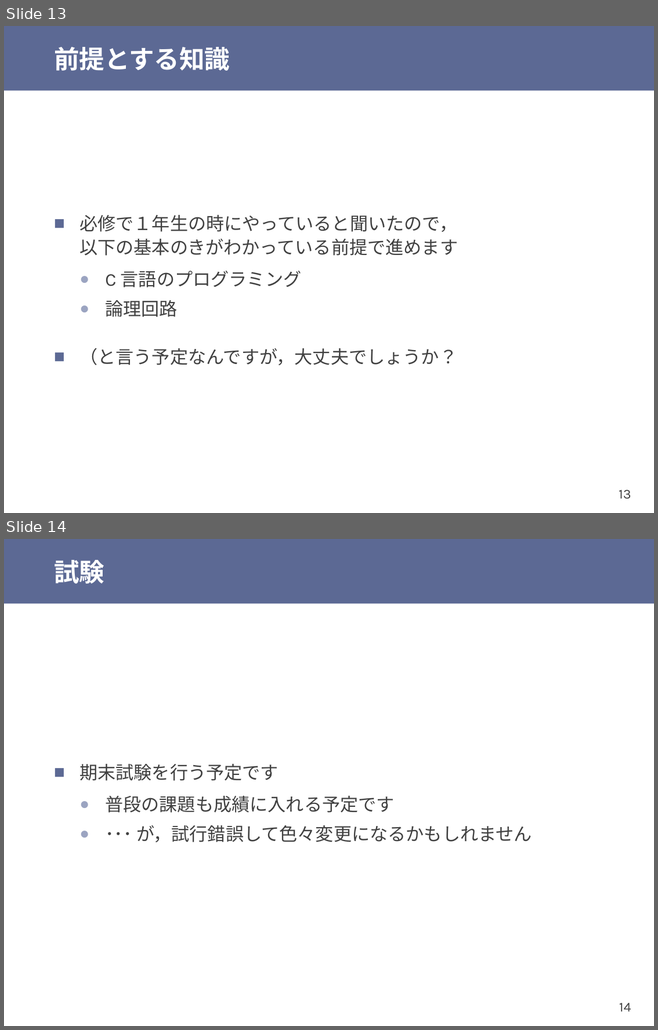
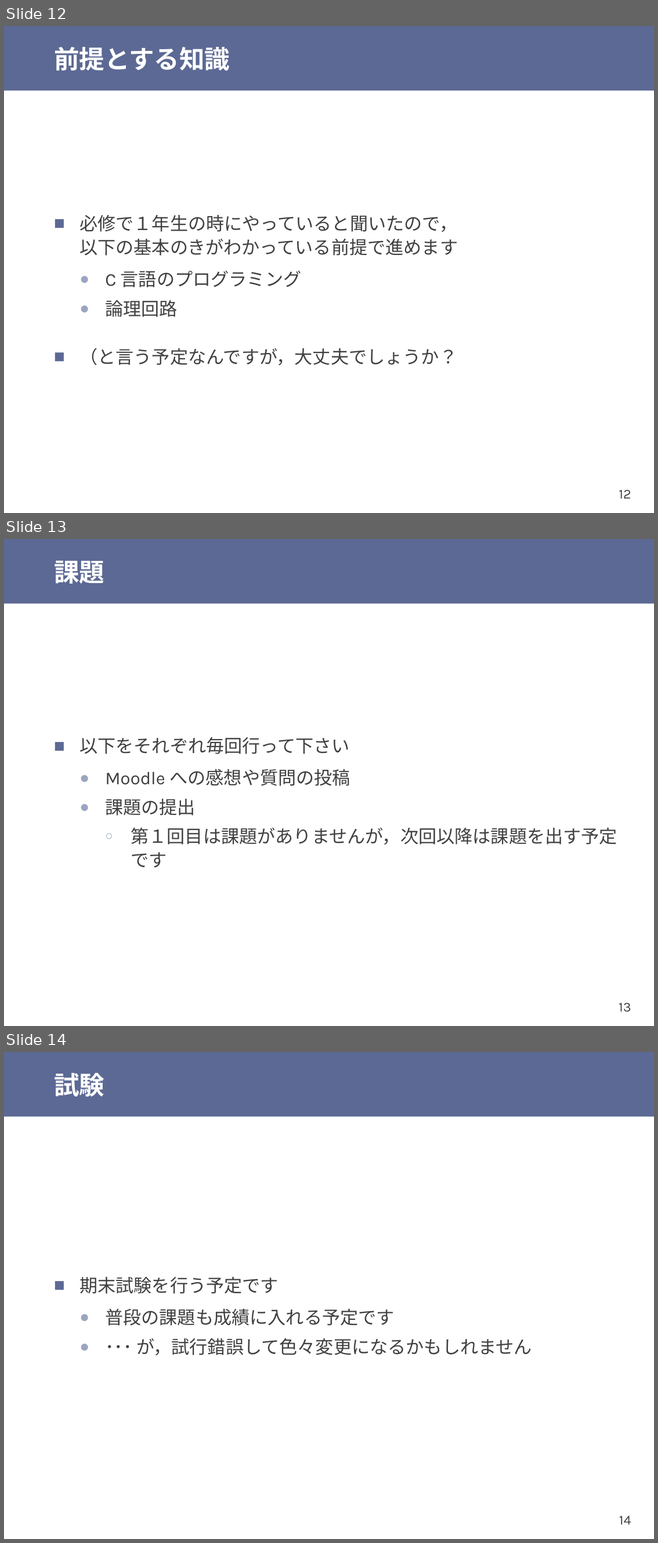
Before and after one commit to shioyadan/otya-computer-architecture-i, a slide deck: cai-shioya-01.pptx. Shown one above the other, each under a label of ours: slides 13 and 14 before the commit, slides 12, 13 and 14 after it. The pictures are 658x1030 and 658x1543 pixels, drawn with LibreOffice and Linux fonts; fonts in the diff are those of the drawing. Boxes give left, top, right and bottom in pixels: in the first picture for what was removed or moved away, otherwise in the second. Text is boxed around its words. In the diff, an @@ line names an element or a change of style, - is before the commit and + after.

```diff
--- a/cai-shioya-01.pptx
+++ b/cai-shioya-01.pptx
@@ slide 13 added at (4, 539, 654, 1026), background #FFFFFF; not listed: 2 template elements that a slide beside it also shows @@
@@ title added at (54, 560, 104, 584), 28 pt, text #FFFFFF, bold @@
+課題
@@ text added at (79, 737, 617, 868), 20 pt, text #404040 @@
+■ 以下をそれぞれ毎回行って下さい
+  ● Moodle への感想や質問の投稿
+  ● 課題の提出
+    ○ 第１回目は課題がありませんが，次回以降は課題を出す予定です
@@ what was slide 13 is now slide 12 @@
@@ page number at (618, 490, 630, 499): text changed @@
-13
+12
```
Also in this commit, not shown: 5 slides changed, 1 other slide added, 1 slide removed, 2 other files.
